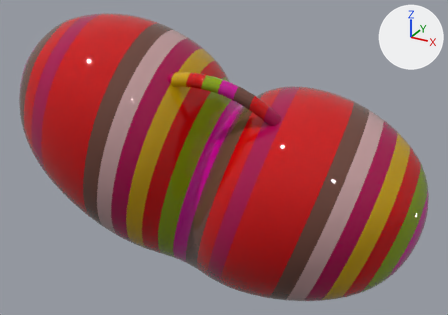
The FBX model arfoundation-samples-4.1/Assets/Shape/FBX-33SET/B-9.fbx, before and after one commit.
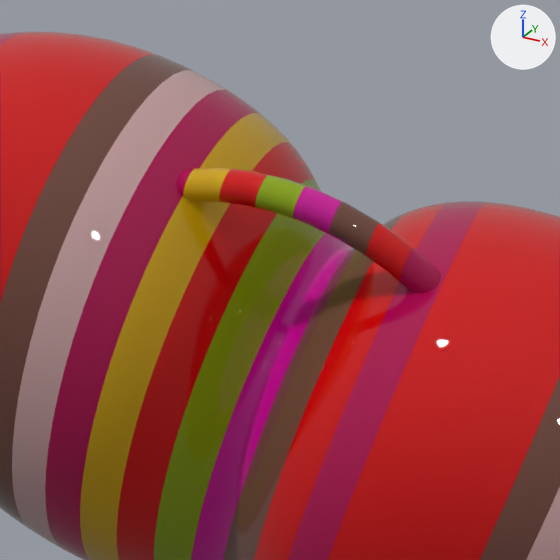
Each version appears first whole from a 50 mm camera at (0.891, -1.543, 0.852) aimed at (0.05, -0.015, 0.088), and next in a close-up on the part from 20% to 74% of the width and 0% to 76% of the height. Every picture has the same lights, and +X, +Y and +Z are marked at upper right.

Objects in the first close-up: 'B-9'.
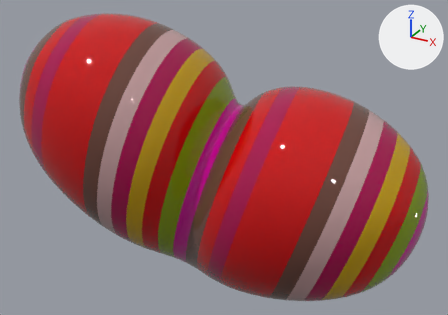
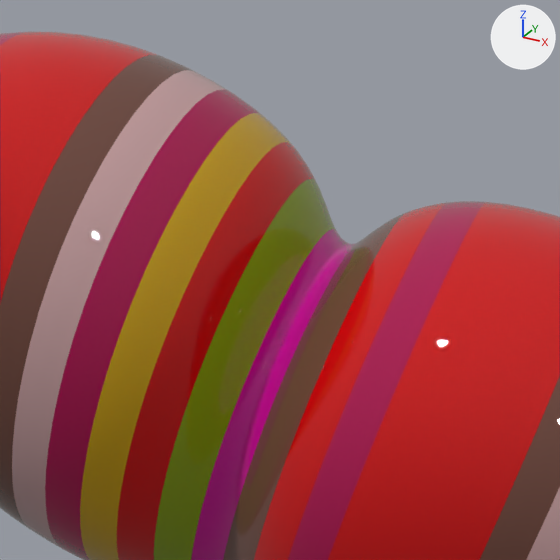
Where the change shows, as pixel boxes [x1, y1, x2, y2] in the close-ups (560 x 560 px):
part 1 of me_mesh, deleted: before [176, 167, 441, 294]

Edits to the bpy script that builds the scene:
```text
Change me_mesh:
    where me_mesh.from_pydata(...)  # 4358 vertices, 4344 faces; spans x -0.547..0.664, y -0.413..0.326, z -0.477..0.521
    used by ob_b_9; location = (0.0, 0.0, 0.0)
    me_mesh part 1: the loose piece of 132 vertices spanning x -0.025..0.322, y -0.255..-0.144, z 0.261..0.415 is deleted
```
